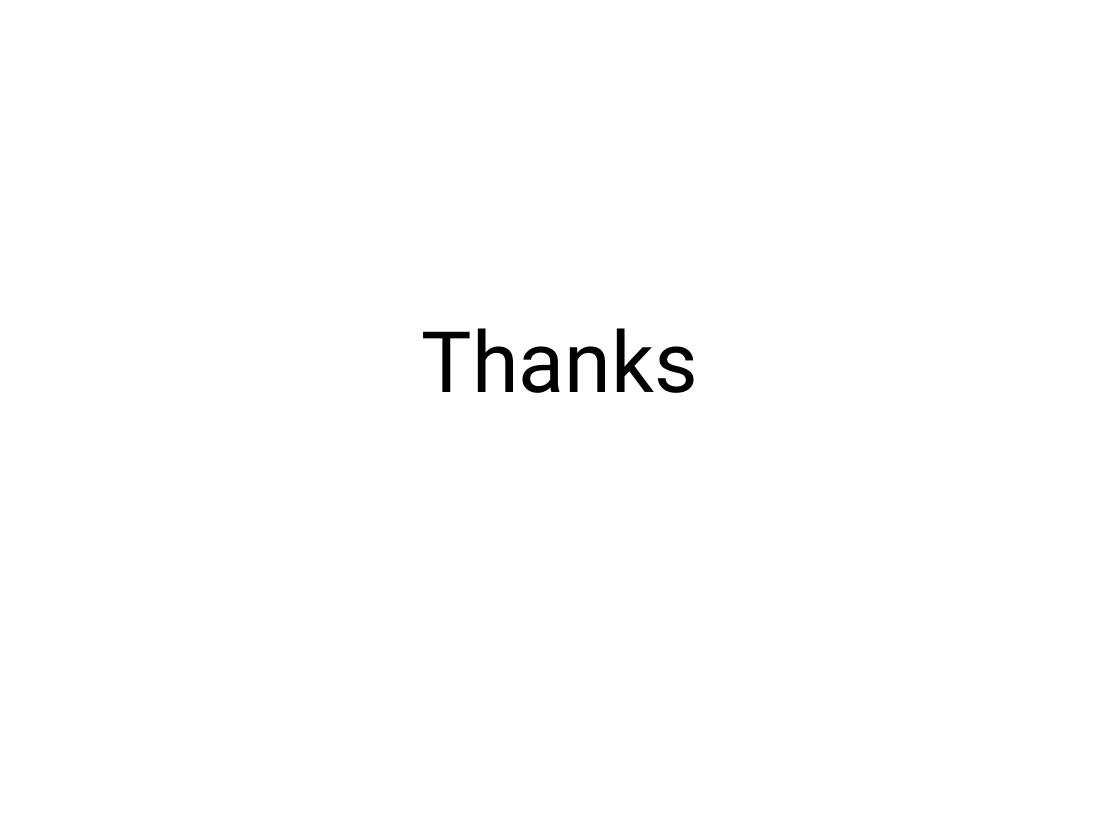
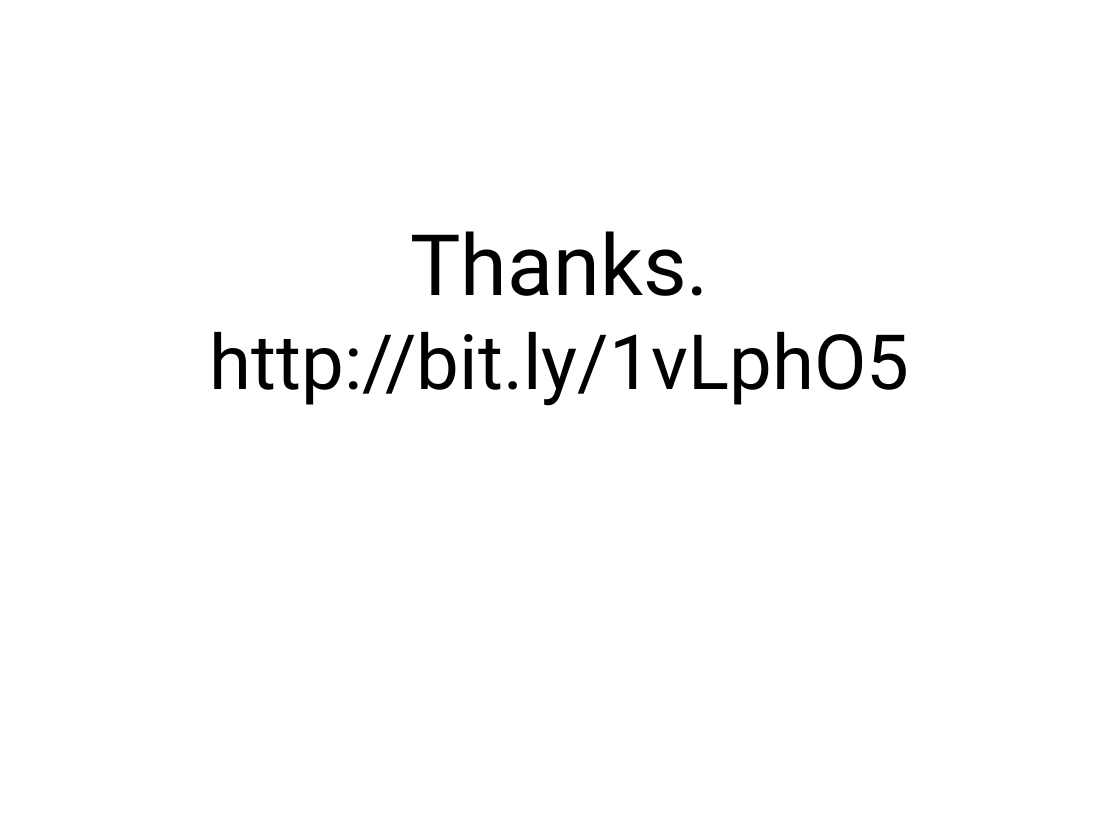
Before and after one commit to davidlartey/Notes, a slide deck: slide 11 of notes/bitbucket-101.odp. Drawn at 1120x840 pixels with LibreOffice and Linux fonts; fonts in the diff are those of the drawing. Boxes give left, top, right and bottom in pixels: in the first picture for what was removed or moved away, otherwise in the second. Text is boxed around its words. In the diff, an @@ line names an element or a change of style, - is before the commit and + after.

Commit message:
Added slide link for download to slide

```diff
--- a/notes/bitbucket-101.odp
+++ b/notes/bitbucket-101.odp
@@ subtitle at (210,231,910,406): text changed; size 60 to 54 pt @@
-Thanks
+Thanks.
+http://bit.ly/1vLphO5
```
Also in this commit, not shown: 1 other file.
